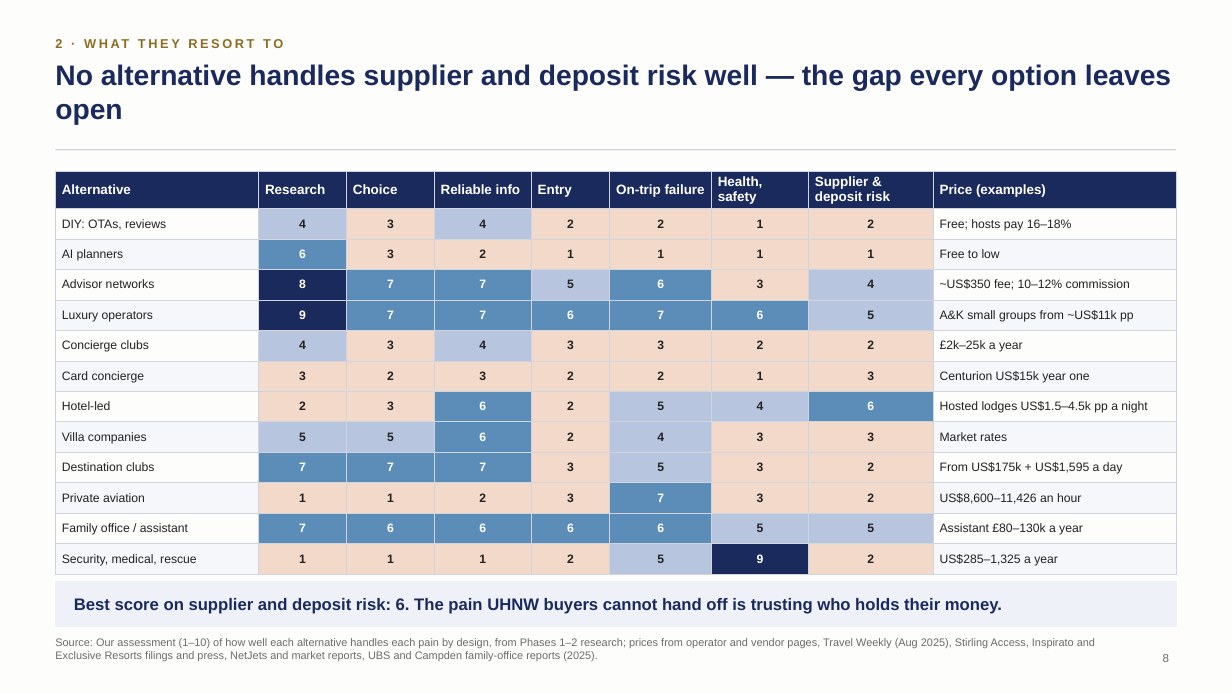
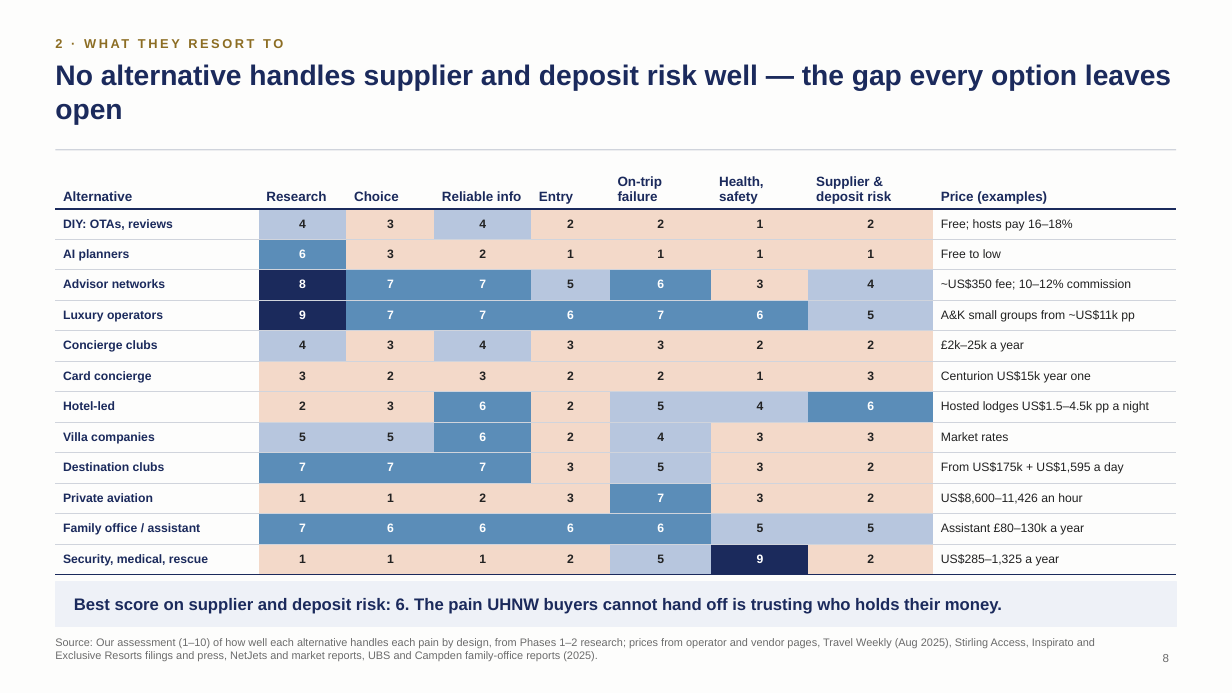
Before and after one commit to algarcalebe-web/legendary-bassoon, a slide deck: slide 8 of deck/Private_Travel_Assurance_Strategy_Deck.pptx. Drawn at 1232x693 pixels with LibreOffice and Linux fonts; fonts in the diff are those of the drawing. Boxes give left, top, right and bottom in pixels: in the first picture for what was removed or moved away, otherwise in the second. Text is boxed around its words. In the diff, an @@ line names an element or a change of style, - is before the commit and + after.

```diff
--- a/deck/Private_Travel_Assurance_Strategy_Deck.pptx
+++ b/deck/Private_Travel_Assurance_Strategy_Deck.pptx
@@ table at (x1=55, y1=171, x2=1177, y2=570) @@
@@ fill #1B2A5C to none in row 1 @@
@@ fill #FDFDFC to none in 12 cells @@
@@ fill #F6F7FA to none in 12 cells @@
@@ text colour #FFFFFF to #1B2A5C in "Alternative", "Research", "Choice", "Reliable info" and 5 more places @@
@@ text colour #222222 to #1B2A5C, bold on in "DIY: OTAs, reviews", "AI planners", "Advisor networks", "Luxury operators" and 8 more places @@
@@ borders changed @@
```
Also in this commit, not shown: 17 other slides changed, 1 other file.
